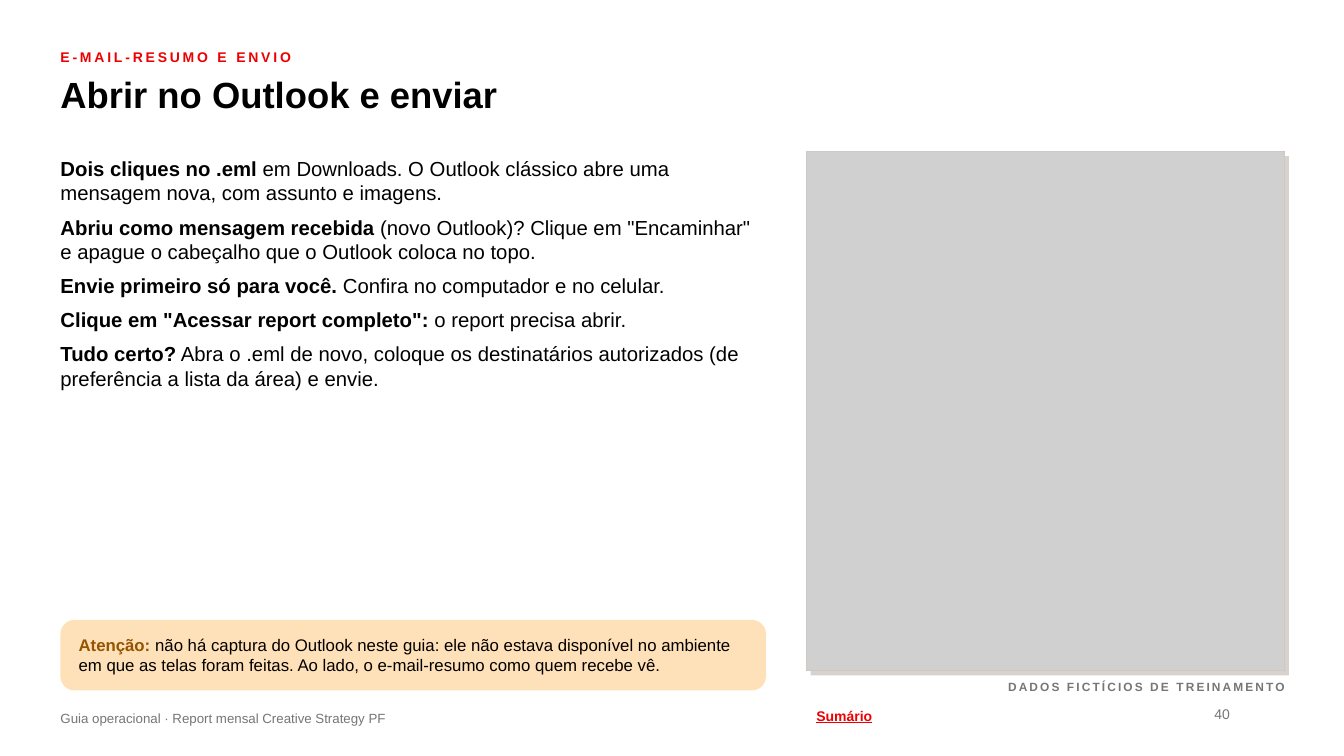
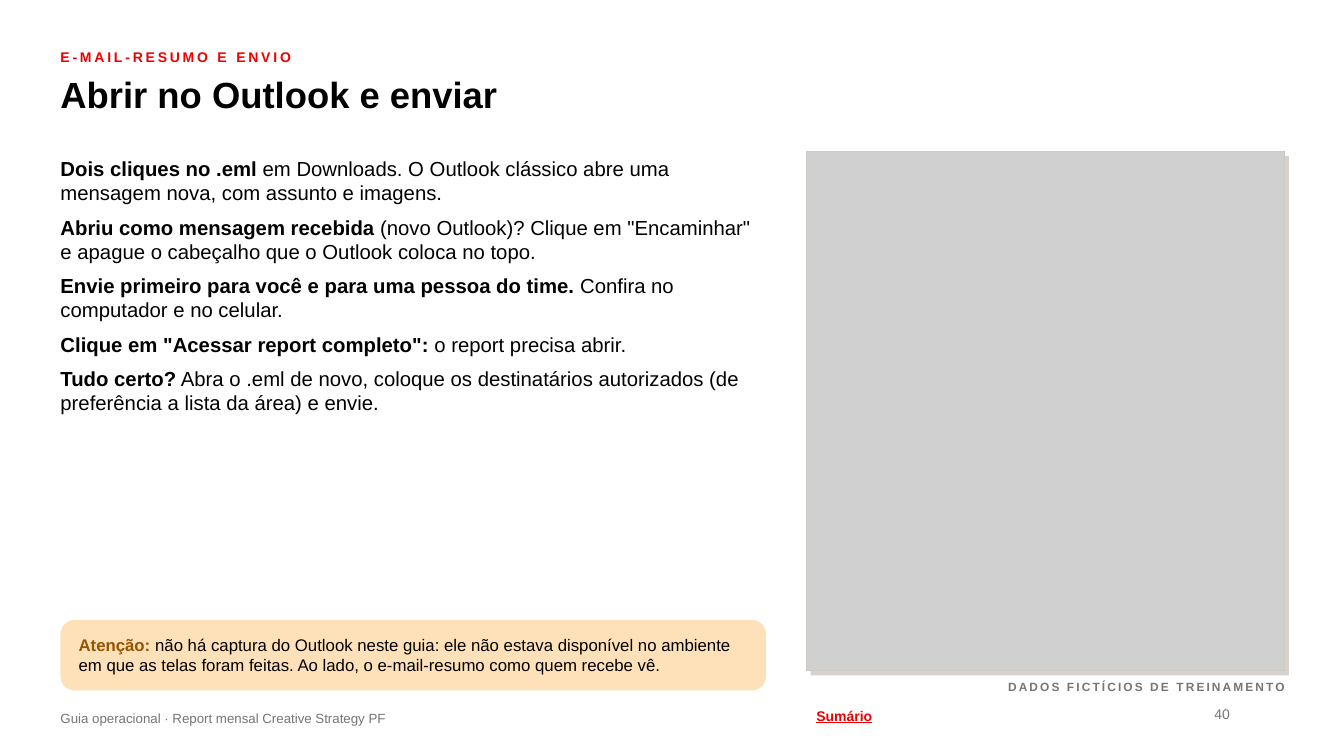
Before and after one commit to fabrizzioriccelli/report_mensal_st, a slide deck: slide 40 of kit/guia-operacional.pptx. Drawn at 1344x756 pixels with LibreOffice and Linux fonts; fonts in the diff are those of the drawing; grey boxes stand for pictures; background and template pictures are left out. Boxes give left, top, right and bottom in pixels: in the first picture for what was removed or moved away, otherwise in the second. Text is boxed around its words. In the diff, an @@ line names an element or a change of style, - is before the commit and + after.

```diff
--- a/kit/guia-operacional.pptx
+++ b/kit/guia-operacional.pptx
@@ text at [60, 277, 674, 322]: text changed; bold on @@
-3. Envie primeiro só para você. Confira no computador e no celular.
+3. Envie primeiro para você e para uma pessoa do time. Confira no computador e no celular.
```
Also in this commit, not shown: 3 other slides changed, 5 other files.
